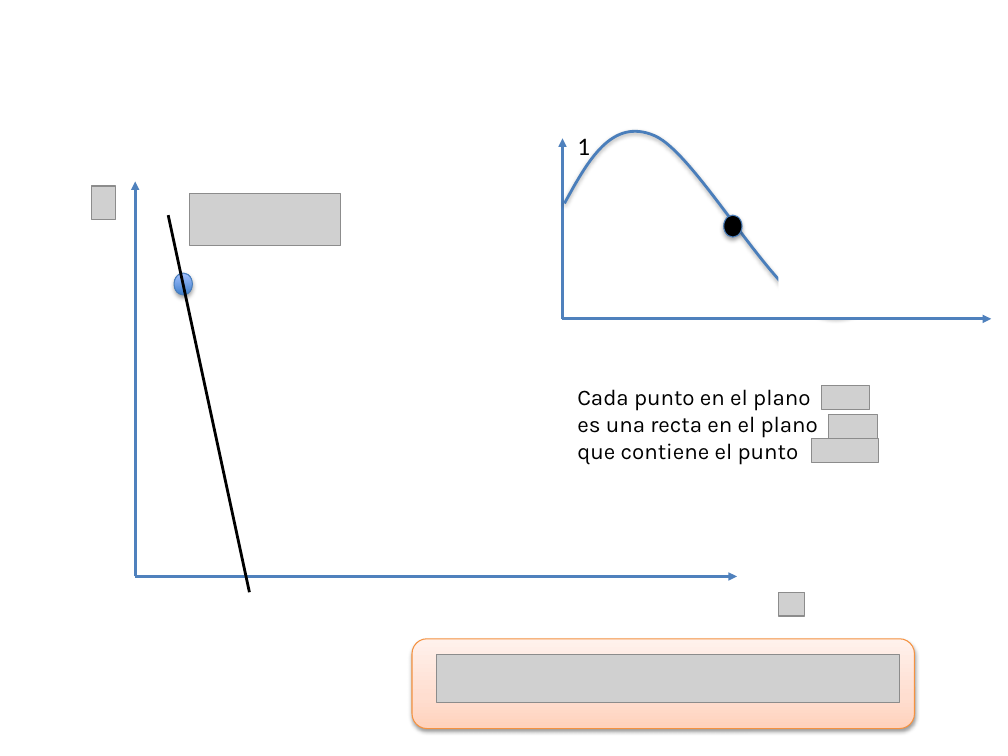
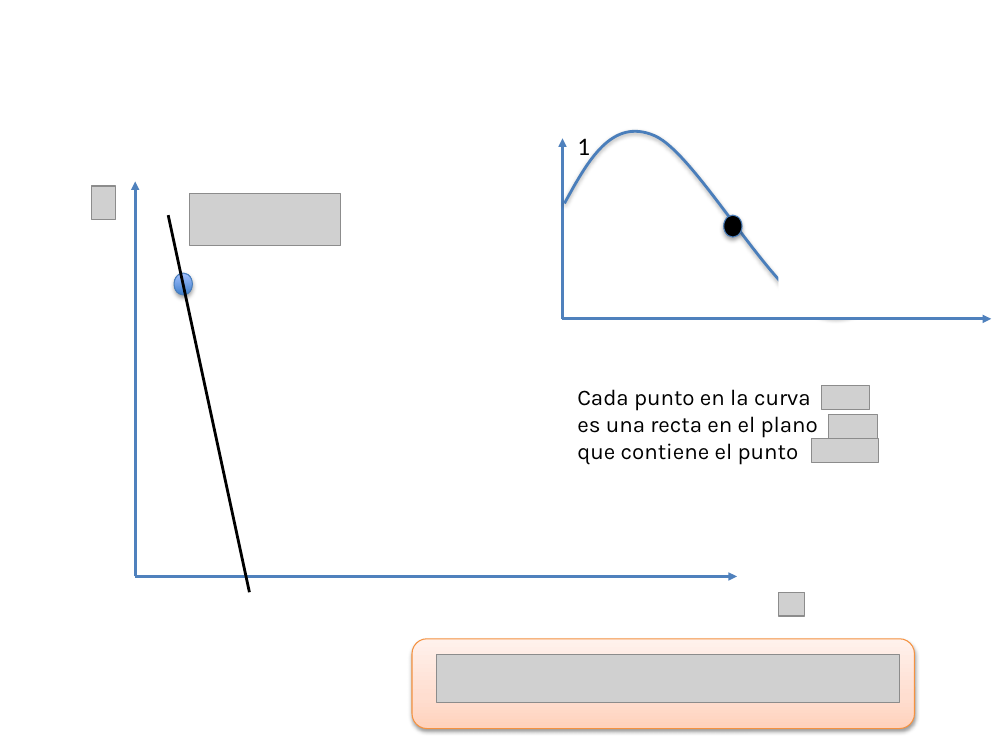
Before and after one commit to domingomery/imagenes, a slide deck: slide 15 of clases/Cap08_Segmentacion/presentations/IMG08_Hough.pptx. Drawn at 1008x756 pixels with LibreOffice and Linux fonts; fonts in the diff are those of the drawing; grey boxes stand for pictures; background and template pictures are left out. Boxes give left, top, right and bottom in pixels: in the first picture for what was removed or moved away, otherwise in the second. Text is boxed around its words. In the diff, an @@ line names an element or a change of style, - is before the commit and + after.

```diff
--- a/clases/Cap08_Segmentacion/presentations/IMG08_Hough.pptx
+++ b/clases/Cap08_Segmentacion/presentations/IMG08_Hough.pptx
@@ text at bbox=[577, 389, 811, 411]: text changed @@
-Cada punto en el plano
+Cada punto en la curva
```
Also in this commit, not shown: 6 other slides changed, 11 other files.
